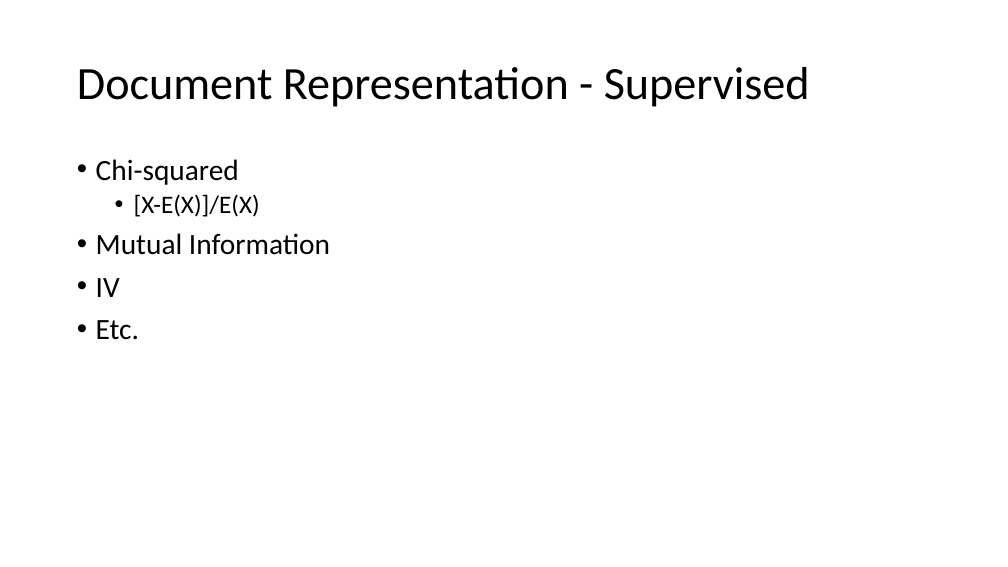
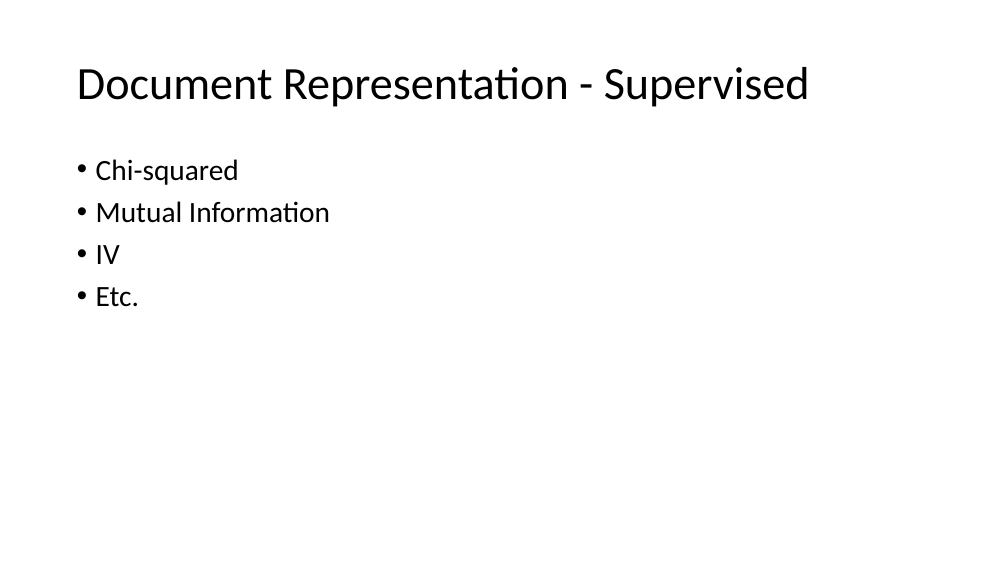
Before and after one commit to jirachikai/nlp-tutorial, a slide deck: slide 6 of slides.pptx. Drawn at 1008x567 pixels with LibreOffice and Linux fonts; fonts in the diff are those of the drawing. Boxes give left, top, right and bottom in pixels: in the first picture for what was removed or moved away, otherwise in the second. Text is boxed around its words. In the diff, an @@ line names an element or a change of style, - is before the commit and + after.

```diff
--- a/slides.pptx
+++ b/slides.pptx
@@ text at (x1=134, y1=194, x2=260, y2=217): paragraph removed @@
-  • [X-E(X)]/E(X)
```
Also in this commit, not shown: 4 other slides changed, 1 slide removed, 3 other files.
